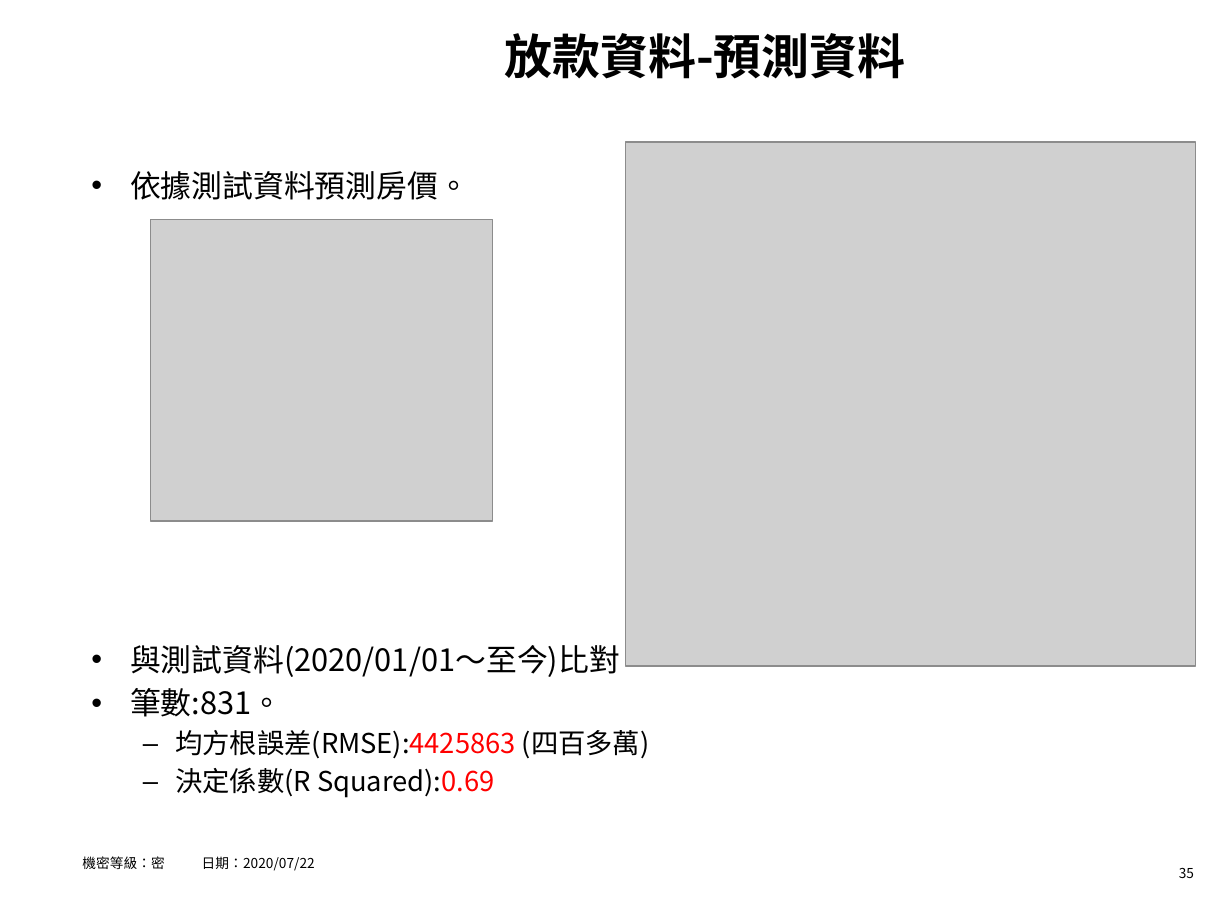
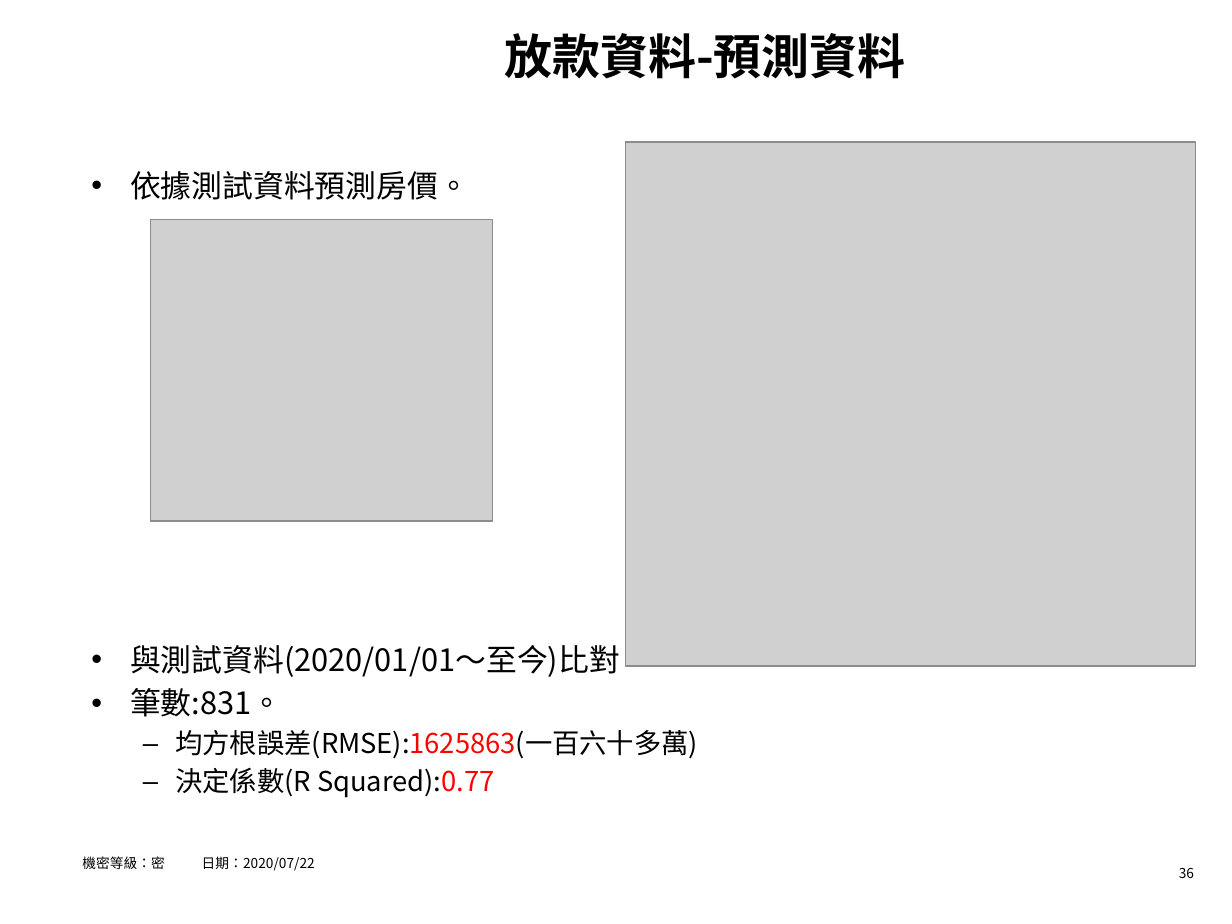
Before and after one commit to hrne/FINAL_REPORT, a slide deck: slide 36 of AI_Report/AI應用-不動產價格預測.pptx (slide 35 before the commit). Drawn at 1232x924 pixels with LibreOffice and Linux fonts; fonts in the diff are those of the drawing; grey boxes stand for pictures; background and template pictures are left out. Boxes give left, top, right and bottom in pixels: in the first picture for what was removed or moved away, otherwise in the second. Text is boxed around its words. In the diff, an @@ line names an element or a change of style, - is before the commit and + after.

```diff
--- a/AI_Report/AI應用-不動產價格預測.pptx
+++ b/AI_Report/AI應用-不動產價格預測.pptx
@@ text at (175, 730, 698, 798): text changed @@
-  – 均方根誤差(RMSE):4425863 (四百多萬)
-  – 決定係數(R Squared):0.69
+  – 均方根誤差(RMSE):1625863(一百六十多萬)
+  – 決定係數(R Squared):0.77
@@ page number at (1179, 868, 1194, 878): text changed @@
-35
+36
```
Also in this commit, not shown: 3 other slides changed, 1 slide added.
